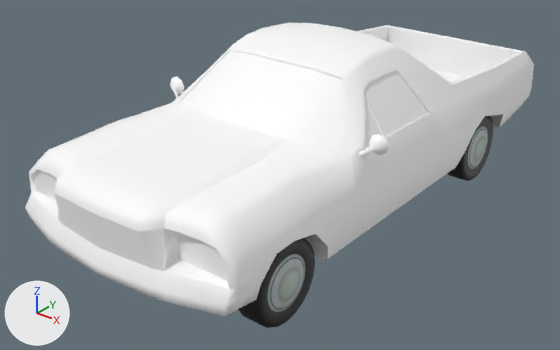
The FBX model Scotch's models/Cars/PlayerCar/PlayerCar.fbx: old version first, new version second.
One viewpoint serves both versions: a camera (50 mm lens) standing at (0.1111, -0.1619, 0.0992) and looking at (-0.0046, -0.0172, 0.0096). Arrows for +X, +Y and +Z are at lower left; the lights stay in place. Where no turn or scale is listed for an object, it has been applied to the vertices.

In view in the first picture: 'PlayerCar', 'Wheel_LB', 'Wheel_LF'.
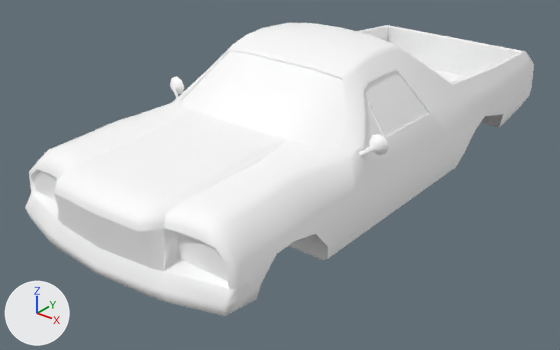
The change in detail:
Object 'Wheel_LB' (ob_wheel_lb) is deleted.
Object 'Wheel_LF' (ob_wheel_lf) is deleted.

Boxes [x1, y1, x2, y2] around the edits, measured in the pictures (560 x 350 px):
'Wheel_LF', deleted
    before: [239, 238, 315, 328]
'Wheel_LB', deleted
    before: [447, 116, 493, 181]
